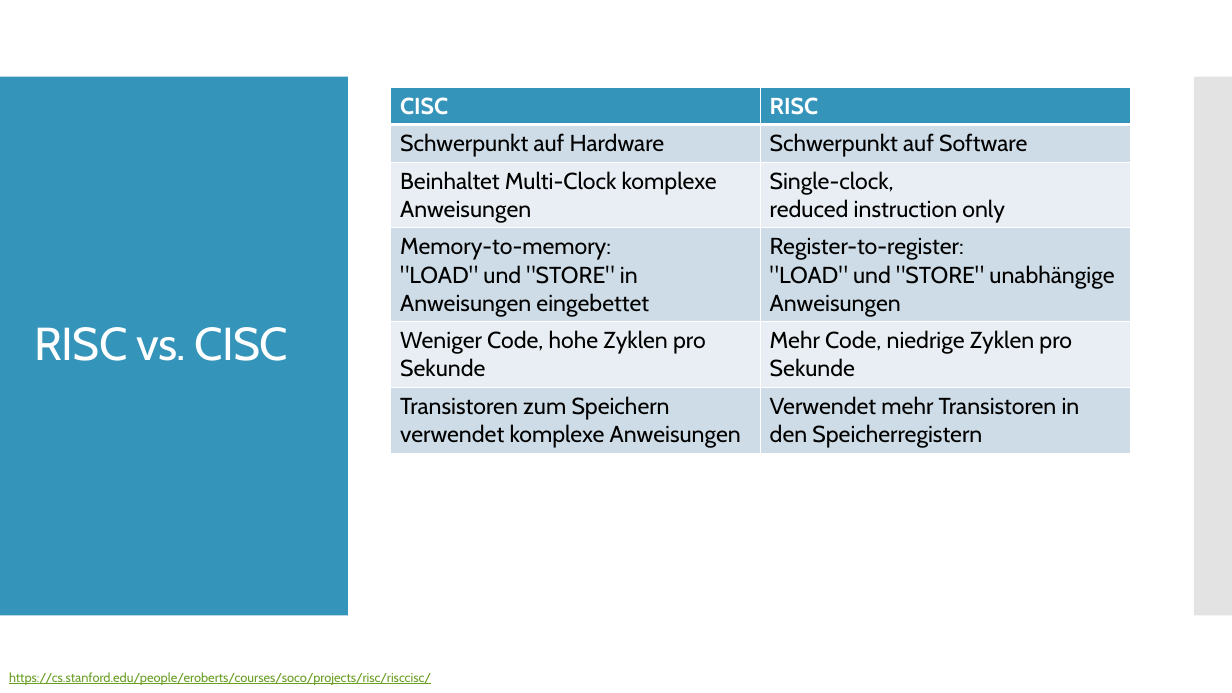
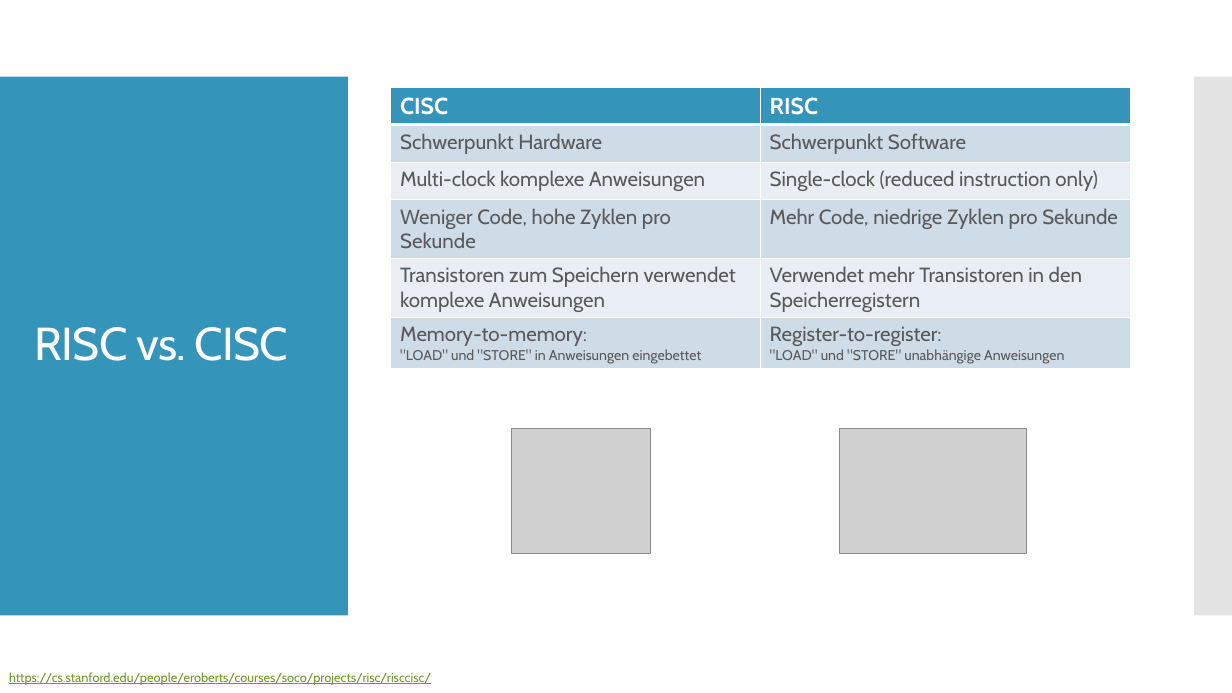
Before and after one commit to christopherchristensen/assembler, a slide deck: slide 5 of docs/ppt/presentation.pptx. Drawn at 1232x693 pixels with LibreOffice and Linux fonts; fonts in the diff are those of the drawing; grey boxes stand for pictures. Boxes give left, top, right and bottom in pixels: in the first picture for what was removed or moved away, otherwise in the second. Text is boxed around its words. In the diff, an @@ line names an element or a change of style, - is before the commit and + after.

Commit message:
update presentation

```diff
--- a/docs/ppt/presentation.pptx
+++ b/docs/ppt/presentation.pptx
@@ table at (391,87,1130,368) @@
-row 2: Schwerpunkt auf Hardware | Schwerpunkt auf Software
-row 3: Beinhaltet Multi-Clock komplexe Anweisungen | Single-clock, reduced instruction only
-row 4: Memory-to-memory: "LOAD" und "STORE" in Anweisungen eingebettet | Register-to-register: / "LOAD" und "STORE" unabhängige Anweisungen
+row 2: Schwerpunkt Hardware | Schwerpunkt Software
+row 3: Multi-clock komplexe Anweisungen | Single-clock (reduced instruction only)
+row 6: Memory-to-memory: "LOAD" und "STORE" in Anweisungen eingebettet | Register-to-register: / "LOAD" und "STORE" unabhängige Anweisungen
@@ picture added at (512,428,651,553) @@
@@ picture added at (839,428,1026,553) @@
```
Also in this commit, not shown: 3 other slides changed, 4 slides added, 2 other files.
